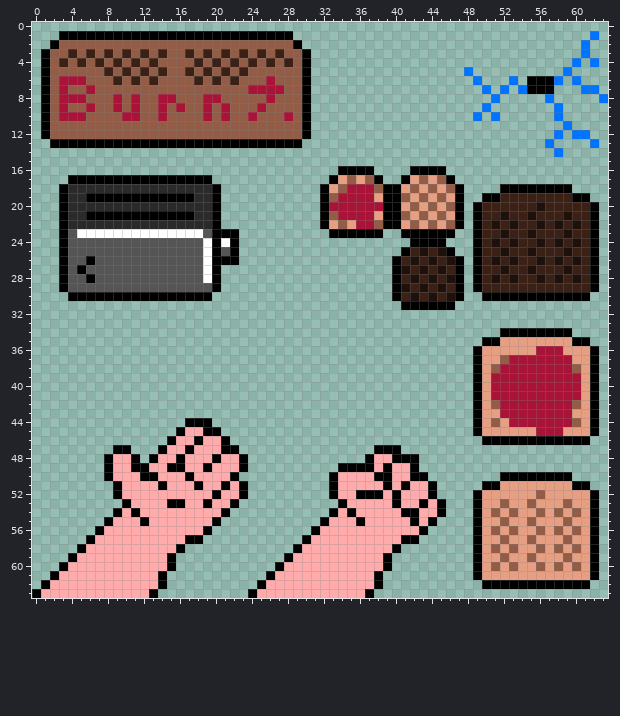
Two states of a pixel-art sprite, assets/textures/lowrezjam.png. The picture above is the old version.
The file is 64x64 pixels.
The same view after the edit:
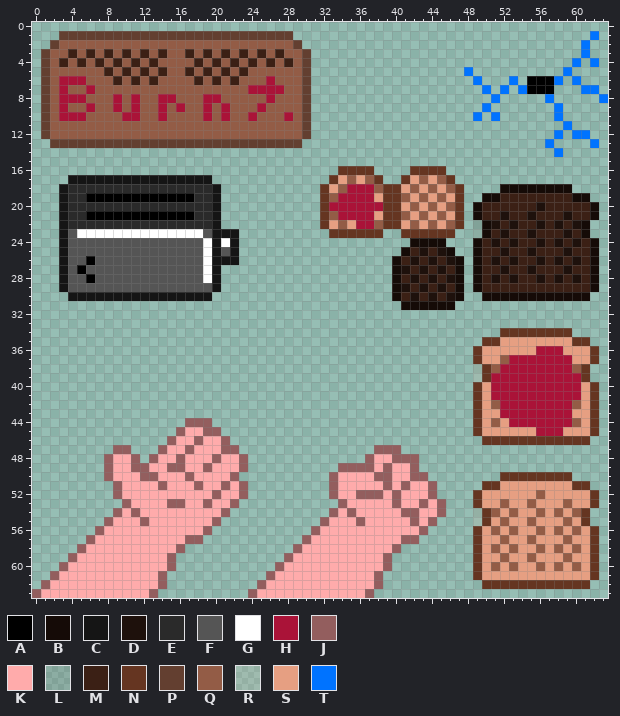
Palette (. is transparent): A #000000  B #150b07  C #151515  D #1e110c  E #2a2a2a  F #555555  G #ffffff  H #aa1338  J #935e5e  K #ffabab  L #3b20151c  M #3b2015  N #653521  P #633f30  Q #935c46  R #e69f821c  S #e69f82  T #0073ff
From old to new:
Changed rows in their new state; - is an unchanged pixel.
first column x 0:
 1 ---PPPPPPPPPPPPPPPPPPPPPPPPPP----------------------------------
 2 --P--------------------------P---------------------------------
 3 -P----------------------------P--------------------------------
 4 -P----------------------------P--------------------------------
 5 -P----------------------------P--------------------------------
 6 -P----------------------------P--------------------------------
 7 -P----------------------------P--------------------------------
 8 -P----------------------------P--------------------------------
 9 -P----------------------------P--------------------------------
10 -P----------------------------P--------------------------------
11 -P----------------------------P--------------------------------
12 -P----------------------------P--------------------------------
13 --PPPPPPPPPPPPPPPPPPPPPPPPPPPP---------------------------------
16 ----------------------------------NNNN----NNNN-----------------
17 ----CCCCCCCCCCCCCCCC-------------N----N--N----N----------------
18 ---C----------------C-----------N------NN------N----BBBBBBBB---
19 ---C----------------C-----------N------NN------N--BB--------BB-
20 ---C----------------C-----------N------NN------N-B------------B
21 ---C----------------C-----------N------NN------N-B------------B
22 ---C----------------C-----------N------NN------N-LB----------B.
23 ---C----------------CCC----------NNNNNN--NNNNNN--LB----------B.
24 ---C----------------C-C-------------------BBBB---B------------B
25 ---C----------------C-C------------------B----B--B------------B
26 ---C----------------CCC-----------------B------B-B------------B
27 ---C----------------C-------------------B------B-B------------B
28 ---C----------------C-------------------B------B-B------------B
29 ---C----------------C-------------------B------B-B------------B
30 ----CCCCCCCCCCCCCCCC--------------------B------B--BBBBBBBBBBBB-
31 -----------------------------------------BBBBBB----------------
34 ----------------------------------------------------NNNNNNNN---
35 --------------------------------------------------NN--------NN-
36 -------------------------------------------------N------------N
37 -------------------------------------------------N------------N
38 -------------------------------------------------RN----------N.
39 -------------------------------------------------RN----------N.
40 -------------------------------------------------N------------N
41 -------------------------------------------------N------------N
42 -------------------------------------------------N------------N
43 -------------------------------------------------N------------N
44 -----------------JJJ-----------------------------N------------N
45 ----------------J--JJ----------------------------N------------N
46 ---------------J--J--J----------------------------NNNNNNNNNNNN-
47 ---------JJ---J--J---JJ---------------JJJ----------------------
48 --------J--J-J--J---J--J-------------J--JJJ--------------------
49 --------J--JJ--JJ--J---J----------JJJJ-J--J--------------------
50 --------J---JJ---J----J----------J----JJ--JJ--------NNNNNNNN---
51 ---------J----J---J--J-J---------J-----J-J--J-----NN--------NN-
52 ---------J----------J--J---------J--JJJ-J---J----N------------N
53 ----------J----JJ--J--J-----------J-----J--J-J---N------------N
54 ---------J-J---------J-----------J-J-----JJ--J---RN----------N.
55 --------J---J-------J-----------J---J-----J-J----RN----------N.
56 -------J-----------J-----------J-----------J-----N------------N
57 ------J----------JJ-----------J----------JJ------N------------N
58 -----J----------J------------J----------J--------N------------N
59 ----J----------J------------J----------J---------N------------N
60 ---J-----------J-----------J-----------J---------N------------N
61 --J-----------J-----------J-----------J----------N------------N
62 -J------------J----------J------------J-----------NNNNNNNNNNNN-
63 J------------J----------J------------J-------------------------
Boxes around the changes in both pictures, in picture pixels (x1, y1, x2, y2):
changed: (32, 31, 599, 598)
